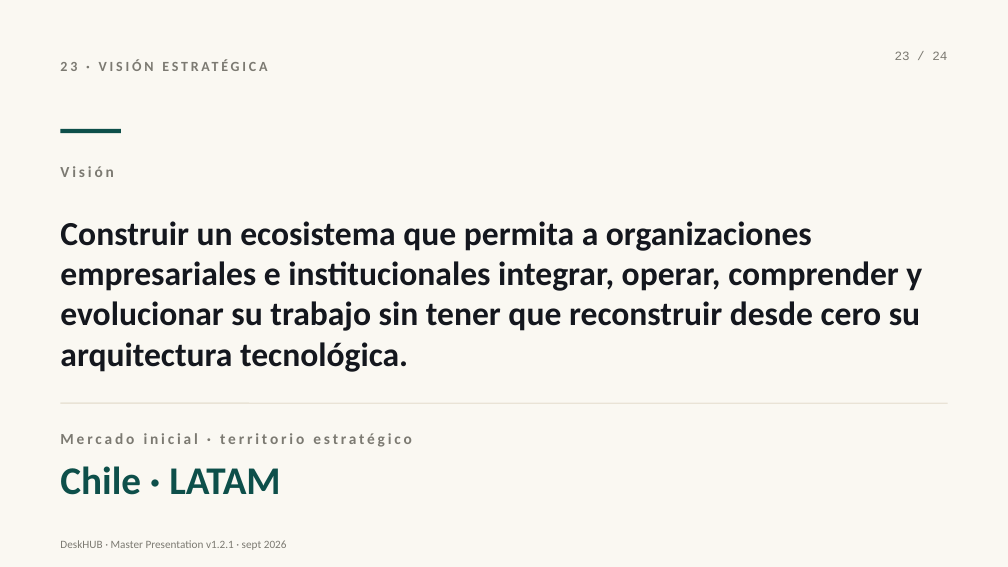
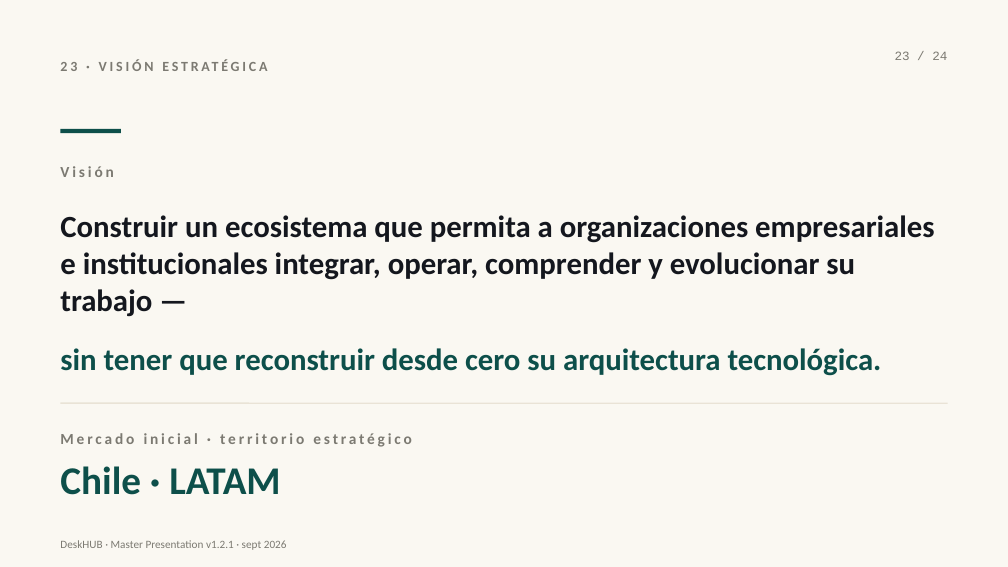
Before and after one commit to vmromanlara/deskhub-web, a slide deck: slide 23 of presentations/DESKHUB_MASTER_PRESENTATION_v1.2.1.pptx. Drawn at 1008x567 pixels with LibreOffice and Linux fonts; fonts in the diff are those of the drawing. Boxes give left, top, right and bottom in pixels: in the first picture for what was removed or moved away, otherwise in the second. Text is boxed around its words. In the diff, an @@ line names an element or a change of style, - is before the commit and + after.

```diff
--- a/presentations/DESKHUB_MASTER_PRESENTATION_v1.2.1.pptx
+++ b/presentations/DESKHUB_MASTER_PRESENTATION_v1.2.1.pptx
@@ text at (60, 215, 934, 316): text changed; size 24 to 22 pt @@
-Construir un ecosistema que permita a organizaciones empresariales e institucionales integrar, operar, comprender y evolucionar su trabajo sin tener que reconstruir desde cero su arquitectura tecnológica.
+Construir un ecosistema que permita a organizaciones empresariales e institucionales integrar, operar, comprender y evolucionar su trabajo —
@@ text added at (60, 348, 882, 376), 22 pt, text #0D4F4A, bold @@
+sin tener que reconstruir desde cero su arquitectura tecnológica.
```
Also in this commit, not shown: 2 other slides changed, 13 other files.
